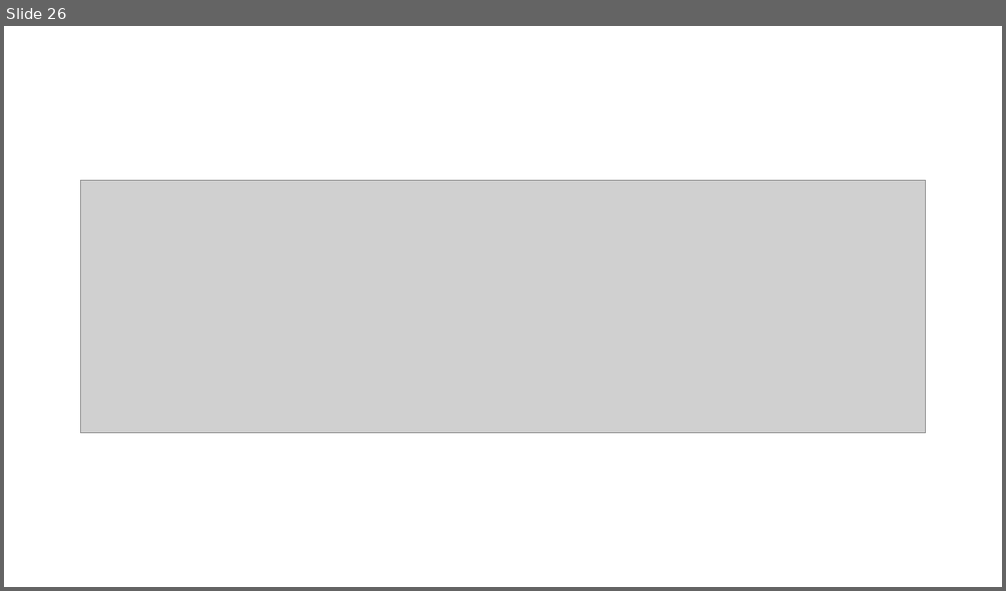
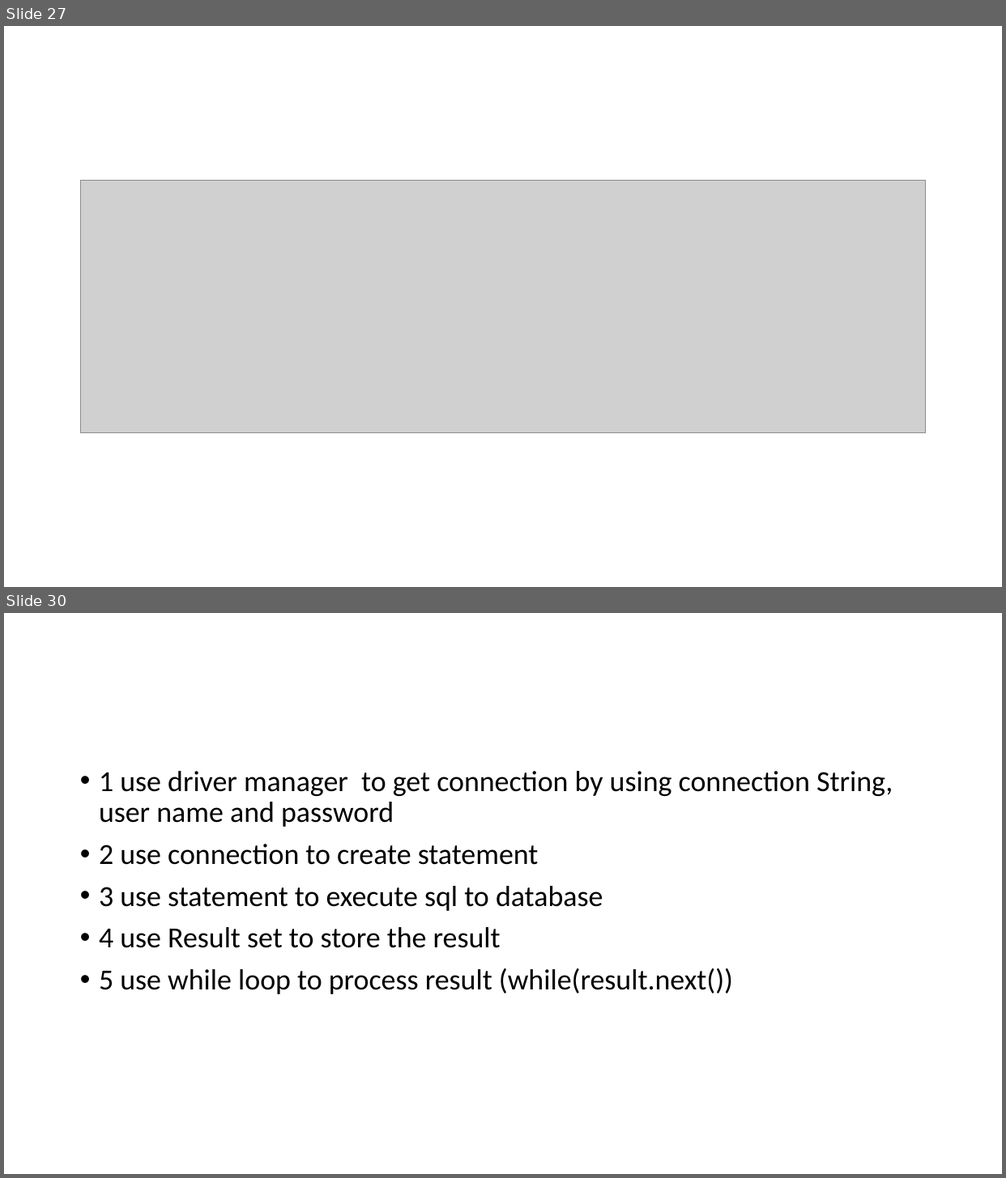
Before and after one commit to HicirTech/yoututor-comp603, a slide deck: w12.pptx. Shown one above the other, each under a label of ours: slide 26 before the commit, slides 27 and 30 after it; the slides between them are not shown. The pictures are 1006x591 and 1006x1178 pixels, drawn with LibreOffice and Linux fonts; fonts in the diff are those of the drawing; grey boxes stand for pictures. Boxes give left, top, right and bottom in pixels: in the first picture for what was removed or moved away, otherwise in the second. Text is boxed around its words. In the diff, an @@ line names an element or a change of style, - is before the commit and + after.

```diff
--- a/w12.pptx
+++ b/w12.pptx
@@ slide 30 added at (4,613,1002,1174), background #FFFFFF @@
@@ text added at (99,771,893,995), 28 pt, text #000000 @@
+• 1 use driver manager to get connection by using connection String, user name and password
+• 2 use connection to create statement
+• 3 use statement to execute sql to database
+• 4 use Result set to store the result
+• 5 use while loop to process result (while(result.next())
@@ what was slide 26 is now slide 27 @@
```
Also in this commit, not shown: 3 slides changed, 8 other slides added.
